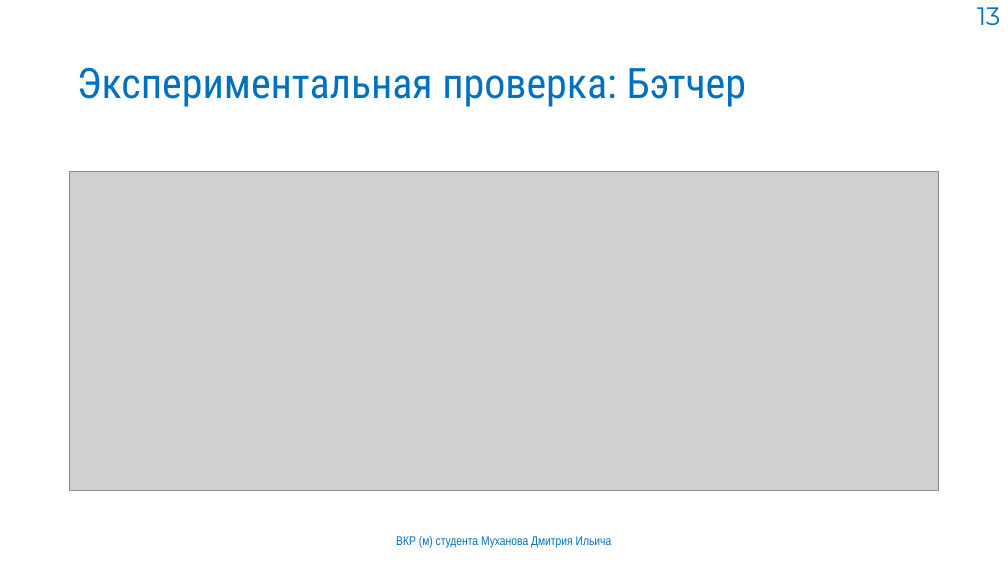
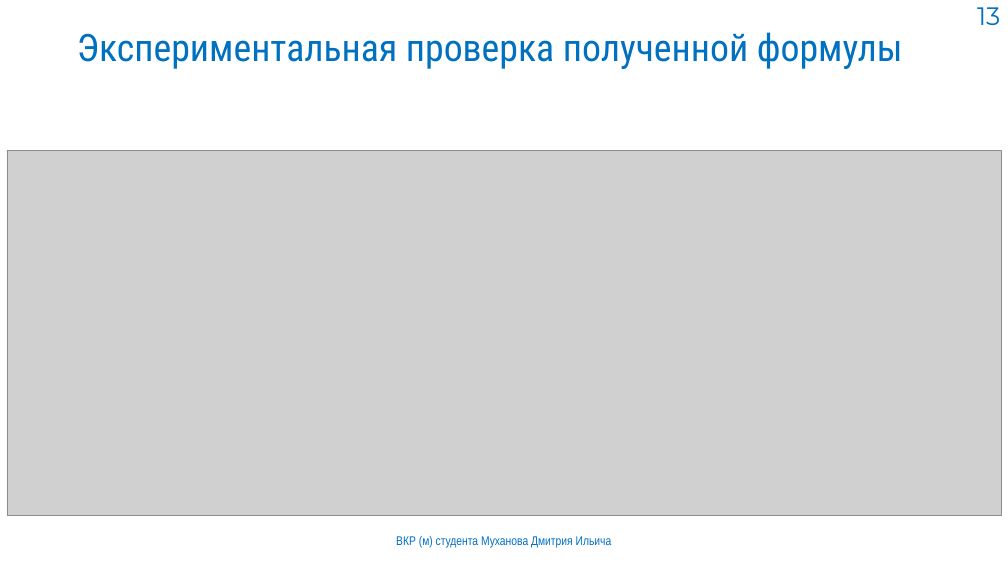
Before and after one commit to mityamuch/Diplom_Batcher, a slide deck: slide 13 of ВКР.pptx. Drawn at 1008x567 pixels with LibreOffice and Linux fonts; fonts in the diff are those of the drawing; grey boxes stand for pictures; background and template pictures are left out. Boxes give left, top, right and bottom in pixels: in the first picture for what was removed or moved away, otherwise in the second. Text is boxed around its words. In the diff, an @@ line names an element or a change of style, - is before the commit and + after.

```diff
--- a/ВКР.pptx
+++ b/ВКР.pptx
@@ title at (77,32,903,69): text changed; size 40 to 36 pt @@
-Экспериментальная проверка: Бэтчер
+Экспериментальная проверка полученной формулы
@@ picture: place and size @@
-picture at (70,172,939,491)
+picture at (7,150,1001,515)
```
Also in this commit, not shown: 4 other slides changed, 1 slide added, 1 slide removed.
